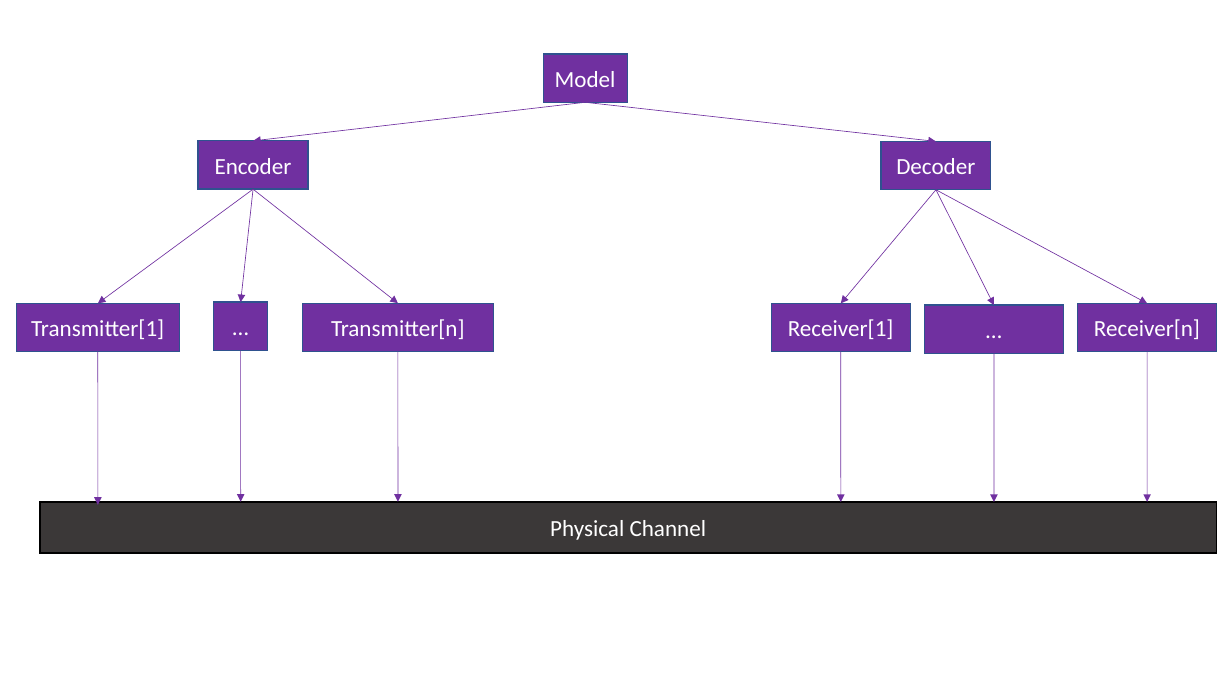
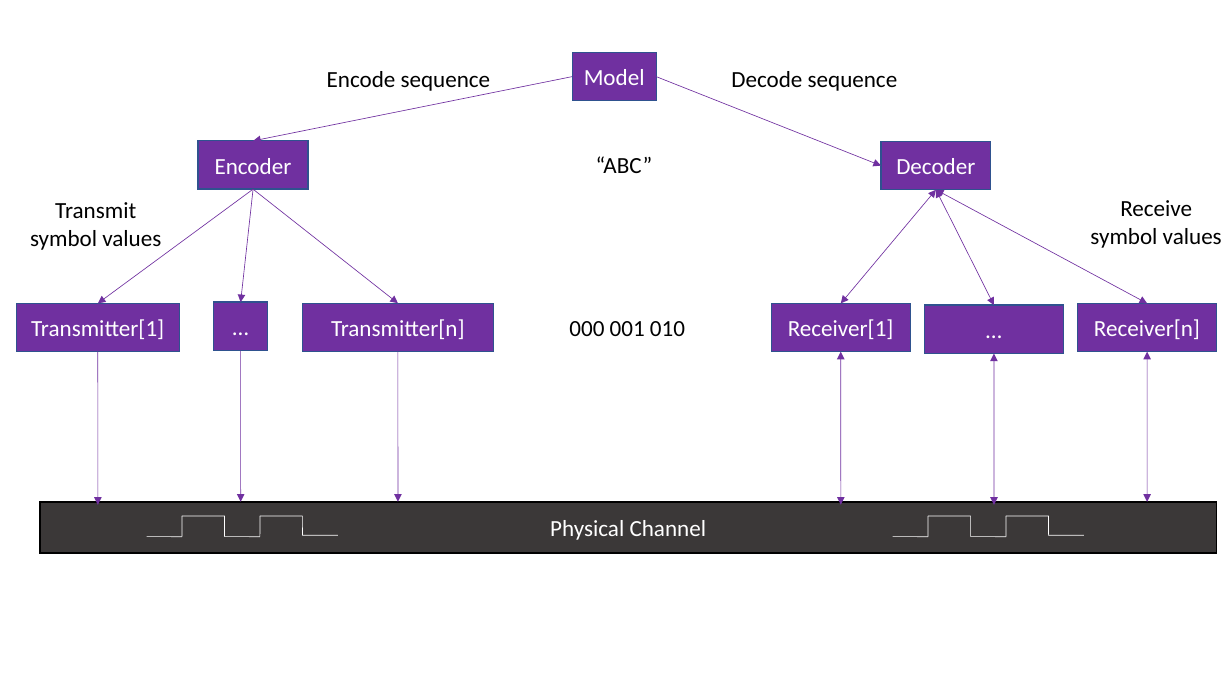
Before and after one commit to LCPW/UnifiedGUI, a slide deck: slide 2 of Docs/Diagrams.odp. Drawn at 1232x693 pixels with LibreOffice and Linux fonts; fonts in the diff are those of the drawing. Boxes give left, top, right and bottom in pixels: in the first picture for what was removed or moved away, otherwise in the second. Text is boxed around its words. In the diff, an @@ line names an element or a change of style, - is before the commit and + after.

```diff
--- a/Docs/Diagrams.odp
+++ b/Docs/Diagrams.odp
@@ freeform shape "Model" moved from (x1=543, y1=54, x2=628, y2=102) to (x1=572, y1=53, x2=656, y2=101) @@
@@ arrow moved from (585, 103) - (253, 140) to (572, 77) - (253, 140) @@
@@ text added at (x1=327, y1=71, x2=491, y2=93), 18 pt, text #000000 @@
+Encode sequence
@@ arrow moved from (585, 103) - (936, 141) to (656, 77) - (881, 165) @@
@@ text added at (x1=731, y1=71, x2=898, y2=91), 18 pt, text #000000 @@
+Decode sequence
@@ text added at (x1=596, y1=156, x2=653, y2=173), 18 pt, text #000000 @@
+“ABC”
@@ text added at (x1=30, y1=202, x2=161, y2=250), 18 pt, text #000000 @@
+Transmit
+symbol values
@@ arrow (936, 189) - (841, 303): arrow to double arrow @@
@@ arrow (936, 189) - (994, 305): arrow to double arrow @@
@@ arrow (936, 189) - (1147, 303): arrow to double arrow @@
@@ text added at (x1=1090, y1=200, x2=1222, y2=248), 18 pt, text #000000 @@
+Receive
+symbol values
@@ text added at (x1=569, y1=321, x2=685, y2=336), 18 pt, text #000000 @@
+000 001 010
@@ arrow (841, 352) - (841, 505): arrow to double arrow @@
@@ arrow (994, 354) - (994, 505): arrow to double arrow @@
@@ arrow (1147, 352) - (1147, 502): arrow to double arrow @@
@@ line added from (147, 537) to (182, 537), #FFFFFF 0.51 pt @@
@@ line added from (182, 537) to (182, 516), #FFFFFF 0.51 pt @@
@@ line added from (182, 516) to (225, 516), #FFFFFF 0.51 pt @@
@@ line added from (225, 516) to (225, 537), #FFFFFF 0.51 pt @@
@@ line added from (225, 537) to (260, 537), #FFFFFF 0.51 pt @@
@@ line added from (260, 537) to (260, 516), #FFFFFF 0.51 pt @@
@@ line added from (260, 516) to (302, 516), #FFFFFF 0.51 pt @@
@@ line added from (302, 516) to (302, 535), #FFFFFF 0.51 pt @@
@@ line added from (302, 535) to (338, 535), #FFFFFF 0.51 pt @@
@@ line added from (893, 537) to (928, 537), #FFFFFF 0.51 pt @@
@@ line added from (928, 537) to (928, 516), #FFFFFF 0.51 pt @@
@@ line added from (928, 516) to (970, 516), #FFFFFF 0.51 pt @@
@@ line added from (970, 516) to (970, 537), #FFFFFF 0.51 pt @@
@@ line added from (970, 537) to (1006, 537), #FFFFFF 0.51 pt @@
@@ line added from (1006, 537) to (1006, 516), #FFFFFF 0.51 pt @@
@@ line added from (1006, 516) to (1049, 516), #FFFFFF 0.51 pt @@
@@ line added from (1049, 516) to (1049, 535), #FFFFFF 0.51 pt @@
@@ line added from (1049, 535) to (1084, 535), #FFFFFF 0.51 pt @@
```
Also in this commit, not shown: 19 other files.
